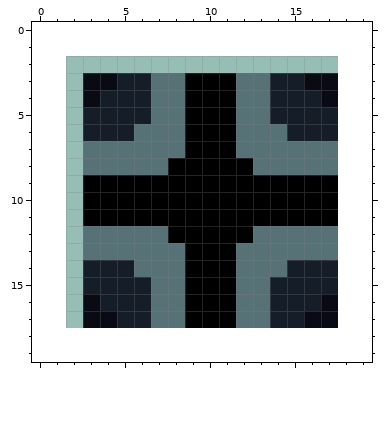
Pixel-art sprite, stored at rail_start_5.png. That is the earlier state.
The file is 16x16 pixels. The old version is drawn lined up with the new one, on the new canvas.
Once edited:
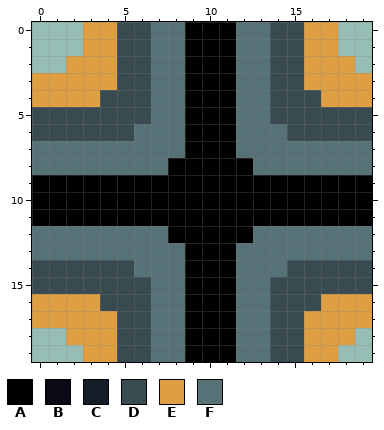
Palette (. is transparent): A #000000  B #090a14  C #151d28  D #394a50  E #de9e41  F #577277
Log entry: Fixed Rail Trail sizes and Add new Rail Trails
The edit:
canvas 16x16 -> 20x20, the old top-left corner now at 2,2
Changed rows in their new state; - is an unchanged pixel.
first column x 0:
 0 ---EEDDFFAAAFFDDEE--
 1 ---EEDDFFAAAFFDDEE--
 2 --EEEDDFFAAAFFDDEEE-
 3 EEEEEDD-------DDEEEE
 4 EEEEDDD-------DDDEEE
 5 DDDDDDD-------DDDDDD
 6 DDDDDD---------DDDDD
 7 FFF---------------FF
 8 FFF---------------FF
 9 AAA---------------AA
10 AAA---------------AA
11 AAA---------------AA
12 FFF---------------FF
13 FFF---------------FF
14 DDDDDD---------DDDDD
15 DDDDDDD-------DDDDDD
16 EEEEDDD-------DDDEEE
17 EEEEEDD-------DDEEEE
18 --EEEDDFFAAAFFDDEEE-
19 ---EEDDFFAAAFFDDEE--
